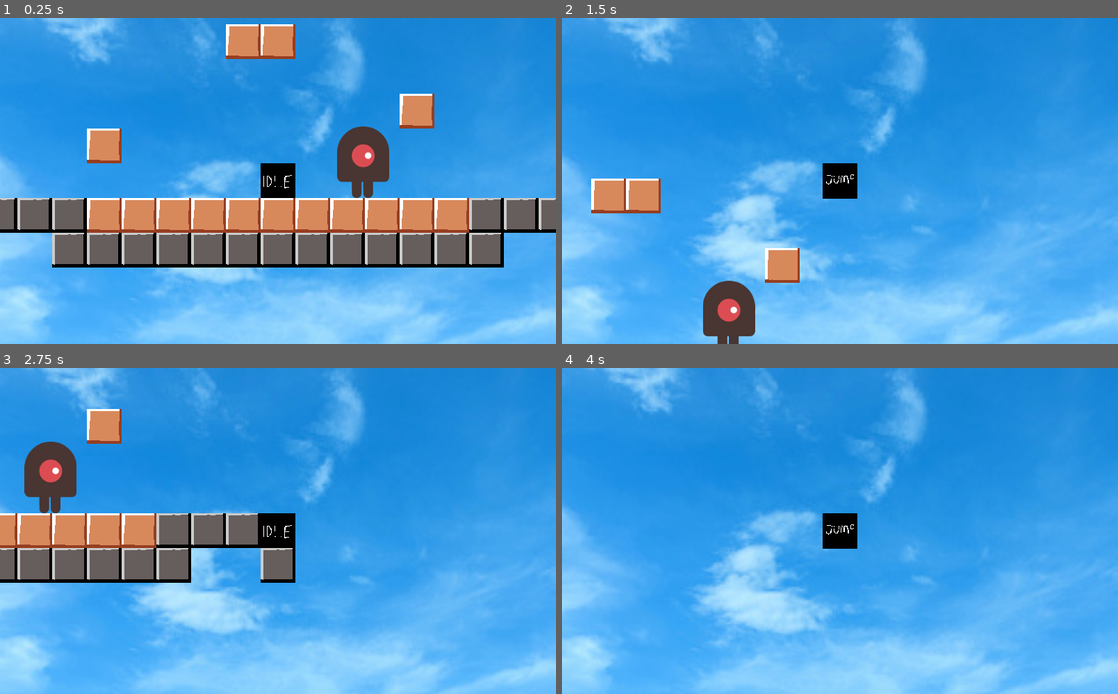
Above: before the commit, frames 1-4 (two rows, left to right).
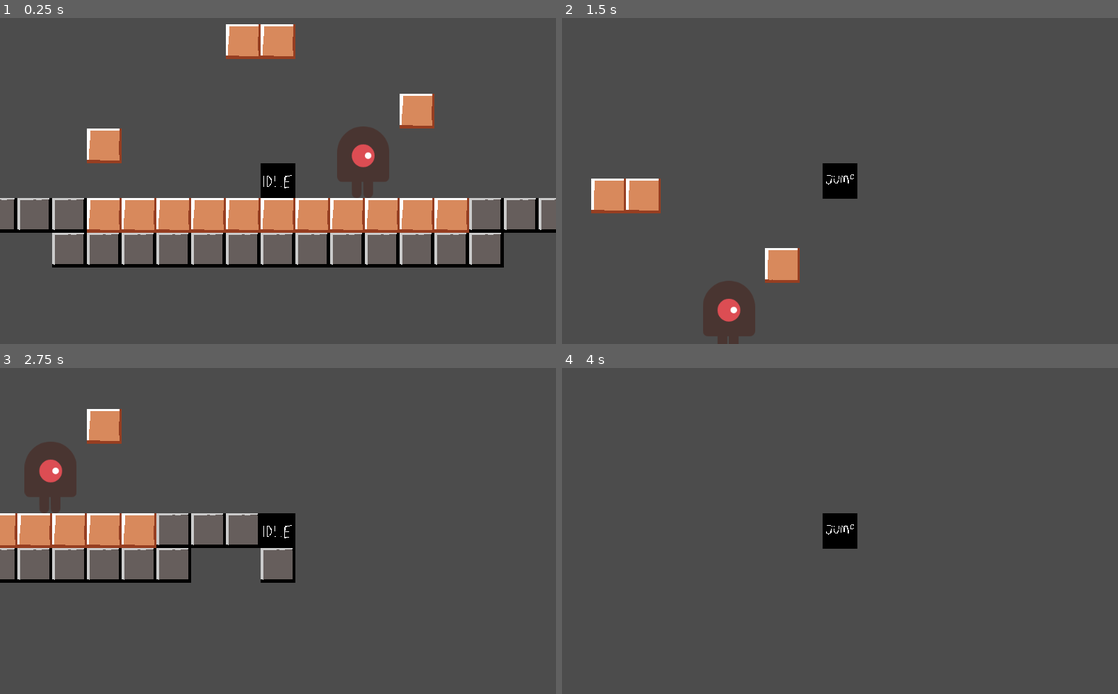
Above: after the commit, the same moments.

Repository: crawsoir/TBD-dragon-game
Game: Godot game, scene res://scenes/playground/playground_scene.tscn
Same seed, same stepped clock (60 frames per second), same inputs: the game is played once before the commit and once after it. This scene is started directly instead of the project's main scene.
Inputs:
- Up to frame 1 (0.25 s): no input
- Up to frame 2 (1.5 s): tap Enter at 0.5 s; hold Right (ui_right) from 0.53 s (still down); tap Up (ui_up) at 0.77 s
- Up to frame 3 (2.75 s): tap Up (ui_up) at 1.52 s; release Right (ui_right) at 2.03 s; hold Left (ui_left) from 2.03 s (still down)
- Up to frame 4 (4 s): tap Space at 2.75 s; release Left (ui_left) at 2.78 s; hold Right (ui_right) from 2.78 s (still down); tap Up (ui_up) at 3.02, 3.77 s

The runs differ from the first frame. In frame 1, 76% of the frame differs, in the area x 0-100%, y 0-100%; in frame 2, 96%; in frame 3, 88%; in frame 4, 99%.

Commit message:
Add basic saving and reloading for HP and position

Diff:
--- a/TBD-dragon-game/Global.gd
+++ b/TBD-dragon-game/Global.gd
@@ -20,6 +20,7 @@
 	current_scene = root.get_child(root.get_child_count() - 1)
 
 func goto_scene(path: String):
+	print(path)
 	# This function will usually be called from a signal callback,
 	# or some other function in the current scene.
 	# Deleting the current scene at this point is
@@ -61,6 +62,12 @@
 	# Optionally, to make it compatible with the SceneTree.change_scene() API.
 	get_tree().set_current_scene(current_scene)
 
+func continue_game():
+	call_deferred("_continue_game_helper")
+
+func _continue_game_helper():
+	_deferred_goto_scene(GAME_SCREEN)
+	load_game()
 
 # Assumes no persist node is under another persist node
 # Call when instantiating a world I guess.
@@ -84,10 +91,8 @@
 	while save_game.get_position() < save_game.get_len():
 		# Get the saved dictionary from the next line in the save file
 		var node_data = parse_json(save_game.get_line())
-
-		# Firstly, we need to create the object and add it to the tree and set its position.
+		#
 		var new_object = load(node_data["filename"]).instance()
-		get_node(node_data["parent"]).add_child(new_object)
 		new_object.position = Vector2(node_data["pos_x"], node_data["pos_y"])
 
 		# Now we set the remaining variables.
@@ -95,7 +100,7 @@
 			if i == "filename" or i == "parent" or i == "pos_x" or i == "pos_y":
 				continue
 			new_object.set(i, node_data[i])
-
+		get_node(node_data["parent"]).add_child(new_object)
 	save_game.close()
 	print("Loaded!")
 
--- a/TBD-dragon-game/entities/player/Player.gd
+++ b/TBD-dragon-game/entities/player/Player.gd
@@ -63,7 +63,8 @@
 	if hit_points <= 0:
 		print("Died!")
 		alive = false
-		emit_signal("death_triggered")
+		# emit_signal("death_triggered") TODO keep as below or fix later
+		Global.goto_scene(Global.GAME_OVER_SCREEN)
 
 func heal(points:int):
 	print("Healed!")
@@ -74,7 +75,7 @@
 		take_damage(body.get("allergy_damage"))
 
 # Copied from https://docs.godotengine.org/en/stable/tutorials/io/saving_games.html
-func save_game():
+func save():
 	var save_dict = {
 		"filename" : get_filename(),
 		"parent" : get_parent().get_path(),
--- a/TBD-dragon-game/gui/TitleScreen.gd
+++ b/TBD-dragon-game/gui/TitleScreen.gd
@@ -14,7 +14,7 @@
 	Global.goto_scene(Global.GAME_SCREEN)
 
 func _on_Continue_pressed():
-	Global.goto_scene(Global.GAME_SCREEN)
+	Global.continue_game()
 
 func _on_Options_pressed():
 	Global.goto_scene(Global.OPTIONS_SCREEN)
--- a/TBD-dragon-game/scenes/playground/playground_scene.tscn
+++ b/TBD-dragon-game/scenes/playground/playground_scene.tscn
@@ -13,6 +13,7 @@
 position = Vector2( -96, -32 )
 
 [node name="sky" type="Sprite" parent="Player"]
+visible = false
 position = Vector2( -32, 40 )
 scale = Vector2( 3.55224, 4.03738 )
 z_index = -1
